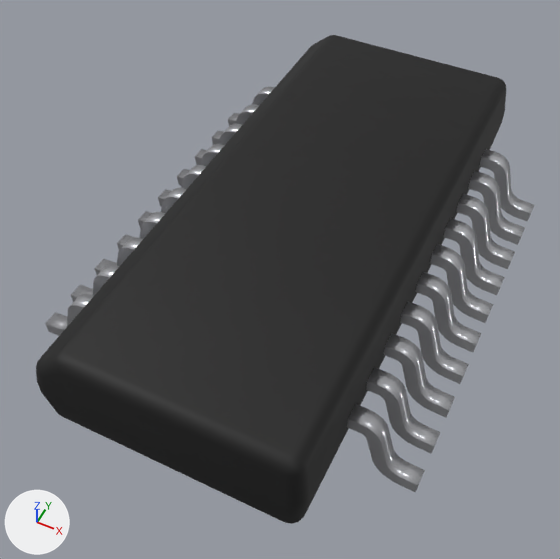
The Blender file blender-models/ssop-20-w3-9mm/SSOP-20_W3.9mm.blend, before and after one commit.
Camera for both pictures: a 50 mm lens placed at (3.51, -8.0, 9.48), pointed at (-0.14, -0.71, 0.36). The axes (+X, +Y, +Z) are drawn at lower left. The lights are the same throughout.

The first picture shows 'SHAPE_9_IndexedFaceSet'.
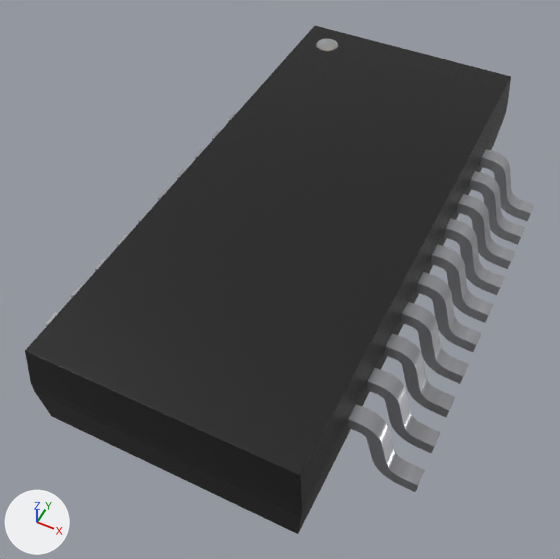
Diff of the bpy script that builds the scene:
```diff
--- a/blender-models/ssop-20-w3-9mm/SSOP-20_W3.9mm.blend.py
+++ b/blender-models/ssop-20-w3-9mm/SSOP-20_W3.9mm.blend.py
@@ mat_white_markings @@
+mat_white_markings = bpy.data.materials.new('white_markings')
+# nodes: BsdfPrincipled, Bump, Mapping, Mix, OutputMaterial, TexCoord, TexNoise, ValToRGB
+# colours: grey #8b8b8b, light grey #d0d0d0, grey #898989
@@ mat_plastic_chip @@
+mat_plastic_chip = bpy.data.materials.new('plastic_chip')
+# nodes: BsdfPrincipled, Bump, OutputMaterial, TexNoise
+# colours: black #181818
@@ me_shape_9_indexedfaceset_002 @@
 # used by ob_shape_9_indexedfaceset; location = (0.0, 0.0, 0.0); scale = (2.54, 2.54, 2.54)
-me_shape_9_indexedfaceset_002.from_pydata(...)  # 1435 vertices, 2786 faces; spans x -1.18..1.18, y -1.7..1.7, z 0.0..0.68
-me_shape_9_indexedfaceset_002.materials.append(mat_plastic_chip_detailed)
+me_shape_9_indexedfaceset_002.from_pydata(...)  # 1200 vertices, 1128 faces; spans x -3.0..3.0, y -4.32..4.32, z 0.0..1.73
+# me_shape_9_indexedfaceset_002 part 1: a new loose piece, a 32-sided cylinder along z spanning x -1.6..-1.2, y 3.55..3.95, z 1.33..1.73, in mat_white_markings
+# me_shape_9_indexedfaceset_002 part 2: the loose piece of 56 vertices spanning x -1.18..-0.77, y -0.42..-0.33, z 0.0..0.42 is deleted
+# me_shape_9_indexedfaceset_002 part 3: the loose piece of 56 vertices spanning x 0.77..1.18, y -0.42..-0.33, z 0.0..0.42 is deleted
+# me_shape_9_indexedfaceset_002 part 4: the loose piece of 56 vertices spanning x -1.18..-0.77, y 0.08..0.17, z 0.0..0.42 is deleted
+# me_shape_9_indexedfaceset_002 part 5: the loose piece of 56 vertices spanning x 0.77..1.18, y -0.92..-0.83, z 0.0..0.42 is deleted
+# me_shape_9_indexedfaceset_002 part 6: the loose piece of 56 vertices spanning x -1.18..-0.77, y 0.58..0.67, z 0.0..0.42 is deleted
+# me_shape_9_indexedfaceset_002 part 7: the loose piece of 56 vertices spanning x -1.18..-0.77, y -1.17..-1.08, z 0.0..0.42 is deleted
+# me_shape_9_indexedfaceset_002 part 8: the loose piece of 56 vertices spanning x 0.77..1.18, y 0.33..0.42, z 0.0..0.42 is deleted
+# me_shape_9_indexedfaceset_002 part 9: the loose piece of 56 vertices spanning x -1.18..-0.77, y 1.08..1.17, z 0.0..0.42 is deleted
+# me_shape_9_indexedfaceset_002 part 10: the loose piece of 56 vertices spanning x -1.18..-0.77, y -0.67..-0.58, z 0.0..0.42 is deleted
+# me_shape_9_indexedfaceset_002 part 11: the loose piece of 56 vertices spanning x 0.77..1.18, y -0.17..-0.08, z 0.0..0.42 is deleted
+# me_shape_9_indexedfaceset_002 part 12: the loose piece of 56 vertices spanning x -1.18..-0.77, y -0.17..-0.08, z 0.0..0.42 is deleted
+# me_shape_9_indexedfaceset_002 part 13: the loose piece of 56 vertices spanning x 0.77..1.18, y -0.67..-0.58, z 0.0..0.42 is deleted
+# me_shape_9_indexedfaceset_002 part 14: the loose piece of 56 vertices spanning x -1.18..-0.77, y 0.33..0.42, z 0.0..0.42 is deleted
+# me_shape_9_indexedfaceset_002 part 15: the loose piece of 56 vertices spanning x 0.77..1.18, y -1.17..-1.08, z 0.0..0.42 is deleted
+# me_shape_9_indexedfaceset_002 part 16: the loose piece of 56 vertices spanning x -1.18..-0.77, y 0.83..0.92, z 0.0..0.42 is deleted
+# me_shape_9_indexedfaceset_002 part 17: the loose piece of 56 vertices spanning x -1.18..-0.77, y -0.92..-0.83, z 0.0..0.42 is deleted
+# me_shape_9_indexedfaceset_002 part 18: 1136 vertices added at x -3.0..3.0, y -4.32..4.32, z 0.0..1.72
 me_shape_9_indexedfaceset_002.materials.append(mat_metal_pins)
+me_shape_9_indexedfaceset_002.materials.append(mat_plastic_chip)
+me_shape_9_indexedfaceset_002.materials.append(mat_white_markings)
@@ ob_shape_9_indexedfaceset @@
 ob_shape_9_indexedfaceset.location = (0.0, 0.0, 0.0)
-ob_shape_9_indexedfaceset.scale = (2.54, 2.54, 2.54)
+_m = ob_shape_9_indexedfaceset.modifiers.new('Bevel', 'BEVEL')
+_m.width = 0.005
+_m.width_pct = 0.005
+_m.segments = 5
```

Changed parts and their boxes (x1, y1, x2, y2) in the pictures (560 x 559 px):
'SHAPE_9_IndexedFaceSet', reshaped, modifiers changed, rescaled: before (36, 35, 534, 524); after (25, 26, 534, 534)
part 1 of me_shape_9_indexedfaceset_002, added: after (316, 39, 338, 51)
part 2 of me_shape_9_indexedfaceset_002, deleted: before (117, 212, 166, 250)
part 3 of me_shape_9_indexedfaceset_002, deleted: before (400, 301, 469, 384)
part 4 of me_shape_9_indexedfaceset_002, deleted: before (158, 165, 206, 207)
part 5 of me_shape_9_indexedfaceset_002, deleted: before (366, 367, 440, 453)
part 6 of me_shape_9_indexedfaceset_002, deleted: before (195, 124, 242, 165)
part 7 of me_shape_9_indexedfaceset_002, deleted: before (45, 293, 94, 336)
part 8 of me_shape_9_indexedfaceset_002, deleted: before (444, 218, 505, 295)
part 9 of me_shape_9_indexedfaceset_002, deleted: before (228, 86, 275, 126)
part 10 of me_shape_9_indexedfaceset_002, deleted: before (94, 237, 143, 275)
part 11 of me_shape_9_indexedfaceset_002, deleted: before (416, 272, 481, 352)
part 12 of me_shape_9_indexedfaceset_002, deleted: before (138, 188, 186, 229)
part 13 of me_shape_9_indexedfaceset_002, deleted: before (384, 333, 455, 417)
part 14 of me_shape_9_indexedfaceset_002, deleted: before (177, 144, 225, 186)
part 15 of me_shape_9_indexedfaceset_002, deleted: before (347, 404, 425, 492)
part 16 of me_shape_9_indexedfaceset_002, deleted: before (212, 105, 259, 145)
part 17 of me_shape_9_indexedfaceset_002, deleted: before (71, 264, 119, 302)
part 18 of me_shape_9_indexedfaceset_002, added (black): after (25, 26, 534, 534)
